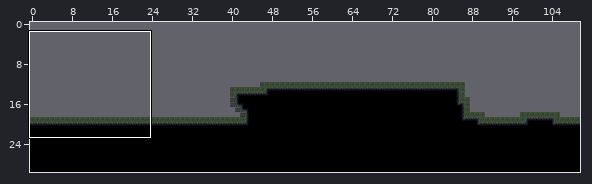
An edit to a level. Tiled map, AngryCastle/levels/flowerspring_graveyard_01.tmx. The first picture is a wide view before the edit; the outline marks the close-up.
Close-up. First the earlier version:
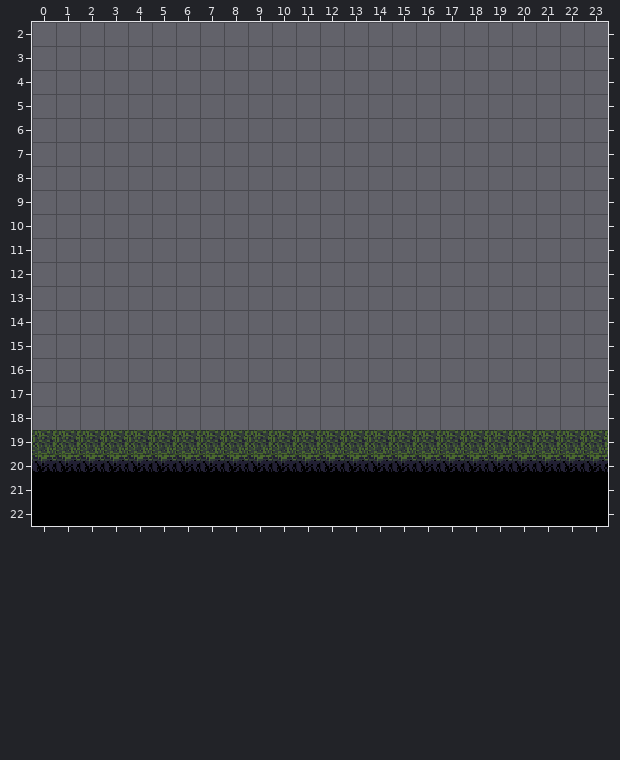
Cells are 16x16 px. Shown: x 0..23, y 2..22. The commit also changed other parts of the map, which this record leaves out.
After the commit:
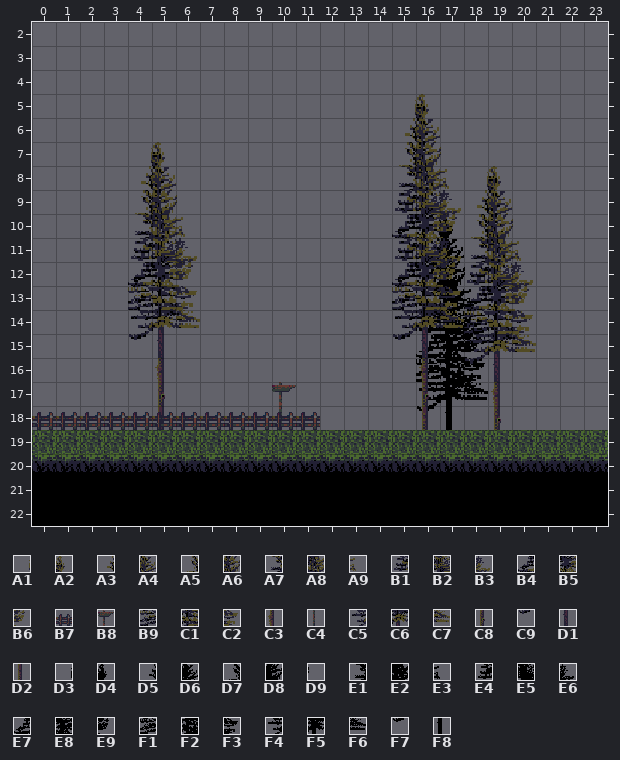
Key: from "Elminas_tileset": A1 13, A2 14, A3 45, A4 46, A5 77, A6 78, A7 109, A8 110, A9 111, B1 141, B2 142, B3 143, B4 173, B5 174, B6 175, B7 195, B8 200, B9 205, C1 206, C2 207, C3 209, C4 232, C5 237, C6 238, C7 239, C8 241, C9 269, D1 270, D2 273, D3 349, D4 350, D5 381, D6 382, D7 413, D8 414, D9 415, E1 445, E2 446, E3 447, E4 477, E5 478, E6 479, E7 509, E8 510, E9 511, F1 541, F2 542, F3 543, F4 573, F5 574, F6 575, F7 605, F8 606.
__ is an empty cell.
Change:
Layer "SilhouetteLayer":
y 10: x 16..17 __ __ -> D3 D4
y 11: x 16..17 __ __ -> D5 D6
y 12: x 16..18 __ __ __ -> D7 D8 D9
y 13: x 16..18 __ __ __ -> E1 E2 E3
y 14: x 16..18 __ __ __ -> E4 E5 E6
y 15: x 16..18 __ __ __ -> E7 E8 E9
y 16: x 16..18 __ __ __ -> F1 F2 F3
y 17: x 16..18 __ __ __ -> F4 F5 F6
y 18: x 16..17 __ __ -> F7 F8
Layer "BackgroundLayer":
y 5: x 15..16 __ __ -> A1 A2
y 6: x 15..16 __ __ -> A3 A4
y 7: x 4..5 __ __ -> A1 A2; x 15..16 __ __ -> A5 A6
y 8: x 4..5 __ __ -> A3 A4; x 15..19 __ __ __ __ __ -> A7 A8 A9 A1 A2
y 9: x 4..5 __ __ -> A5 A6; x 15..19 __ __ __ __ __ -> B1 B2 B3 A3 A4
y 10: x 4..6 __ __ __ -> A7 A8 A9; x 15..19 __ __ __ __ __ -> B4 B5 B6 A5 A6
y 11: x 4..6 __ __ __ -> B1 B2 B3; x 15..20 __ __ __ __ __ __ -> B1 B2 B3 A7 A8 A9
y 12: x 4..6 __ __ __ -> B4 B5 B6; x 15..20 __ __ __ __ __ __ -> B4 B5 B6 B1 B2 B3
y 13: x 4..6 __ __ __ -> B9 C1 C2; x 15..20 __ __ __ __ __ __ -> B9 C1 C2 B4 B5 B6
y 14: x 4..6 __ __ __ -> C5 C6 C7; x 15..20 __ __ __ __ __ __ -> C5 C6 C7 B9 C1 C2
y 15: x 4..5 __ __ -> C9 D1; x 15..16 __ __ -> C9 D1; x 18..20 __ __ __ -> C5 C6 C7
y 16: x 5 __ -> C3; x 16 __ -> C3; x 18..19 __ __ -> C9 D1
y 17: x 5 __ -> C8; x 10 __ -> B8; x 16 __ -> C8; x 19 __ -> C3
y 18: x 5 __ -> D2; x 10 __ -> C4; x 16 __ -> D2; x 19 __ -> C8
Layer "ForegroundLayer":
y 18: x 0..11 __ __ __ __ __ __ __ __ __ __ __ __ -> B7 B7 B7 B7 B7 B7 B7 B7 B7 B7 B7 B7
Boxes around the changes in both close-ups, in picture pixels (x1, y1, x2, y2):
added: (392, 94, 536, 430)
added: (32, 142, 320, 430)
